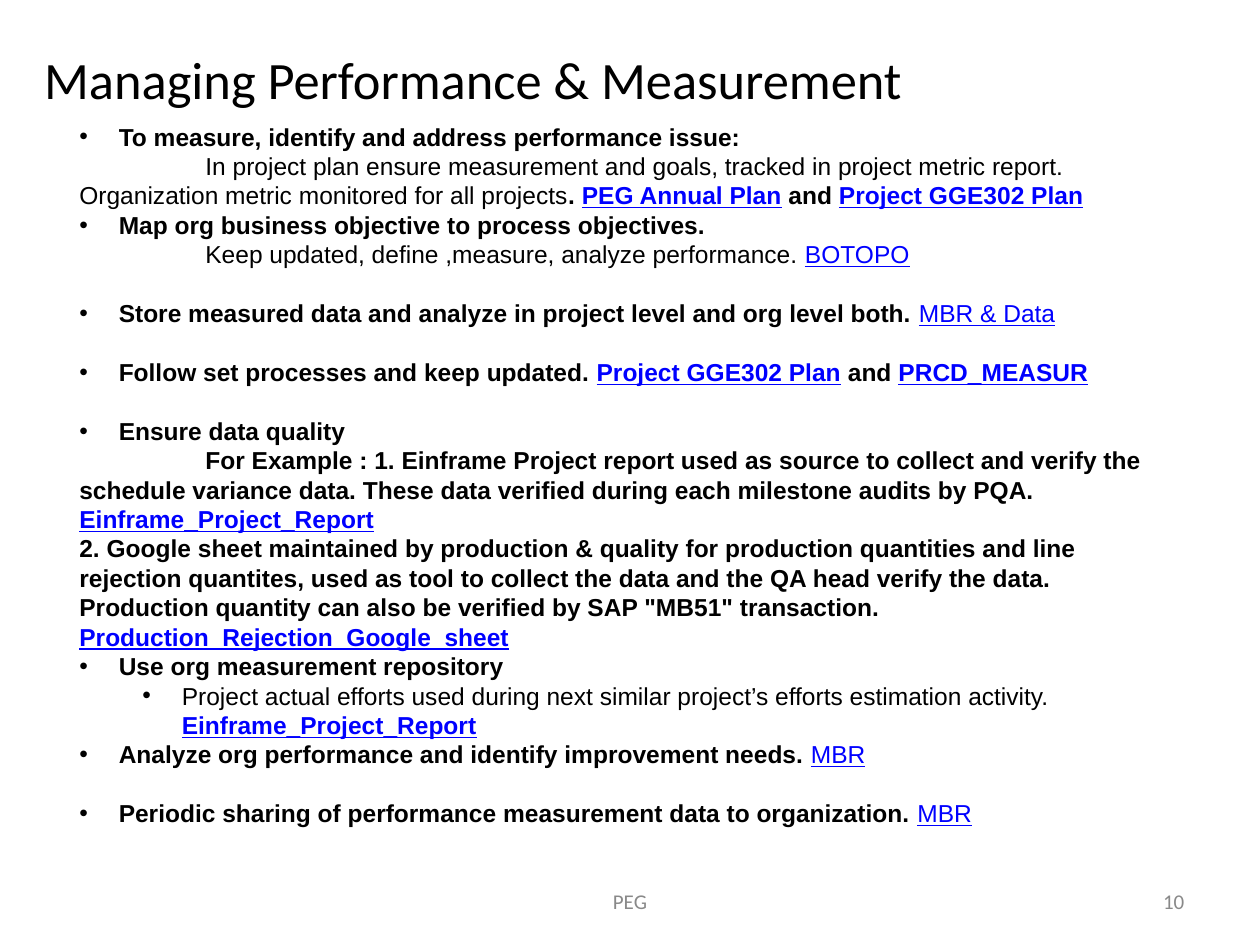
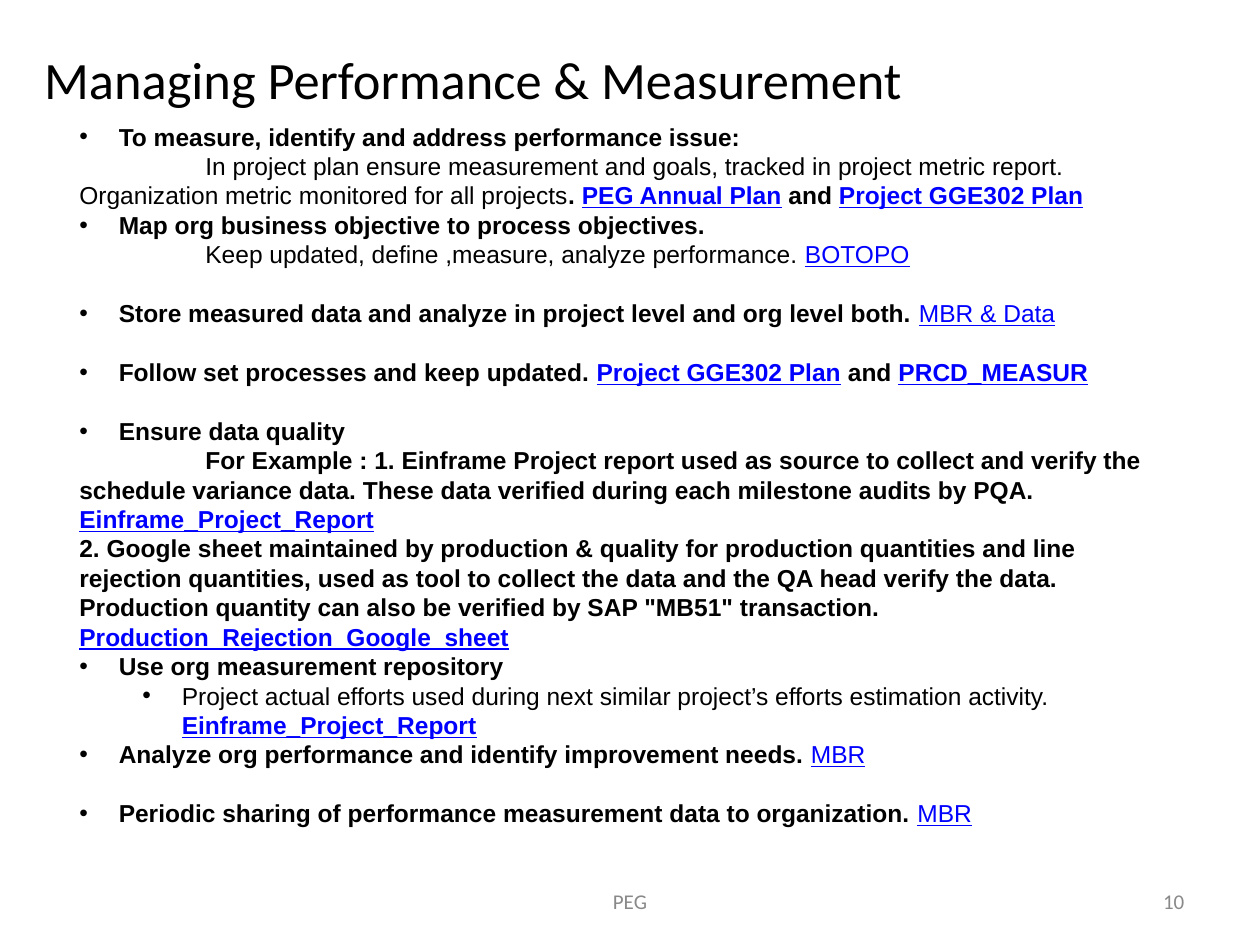
Before and after one commit to JalajMathur/PEG_2022, a slide deck: slide 10 of Show & Tell/Process Engineering Group_ppt.pptx. Drawn at 1260x945 pixels with LibreOffice and Linux fonts; fonts in the diff are those of the drawing; background and template pictures are left out. Boxes give left, top, right and bottom in pixels: in the first picture for what was removed or moved away, otherwise in the second. Text is boxed around its words. In the diff, an @@ line names an element or a change of style, - is before the commit and + after.

Commit message:
Updated the PEG ppt

```diff
--- a/Show & Tell/Process Engineering Group_ppt.pptx
+++ b/Show & Tell/Process Engineering Group_ppt.pptx
@@ text at (79,539,1075,592): text changed @@
-2. Google sheet maintained by production & quality for production quantities and line rejection quantites, used as tool to collect the data and the QA head verify the data.
+2. Google sheet maintained by production & quality for production quantities and line rejection quantities, used as tool to collect the data and the QA head verify the data.
```
Also in this commit, not shown: 2 other slides changed.
